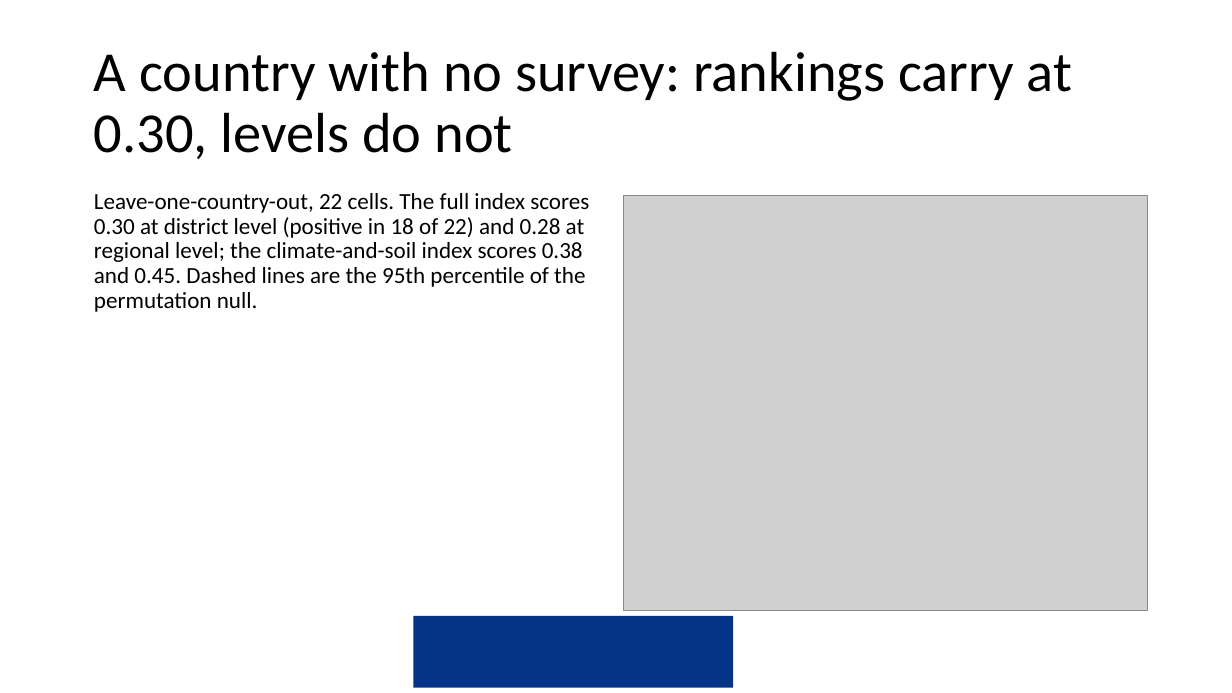
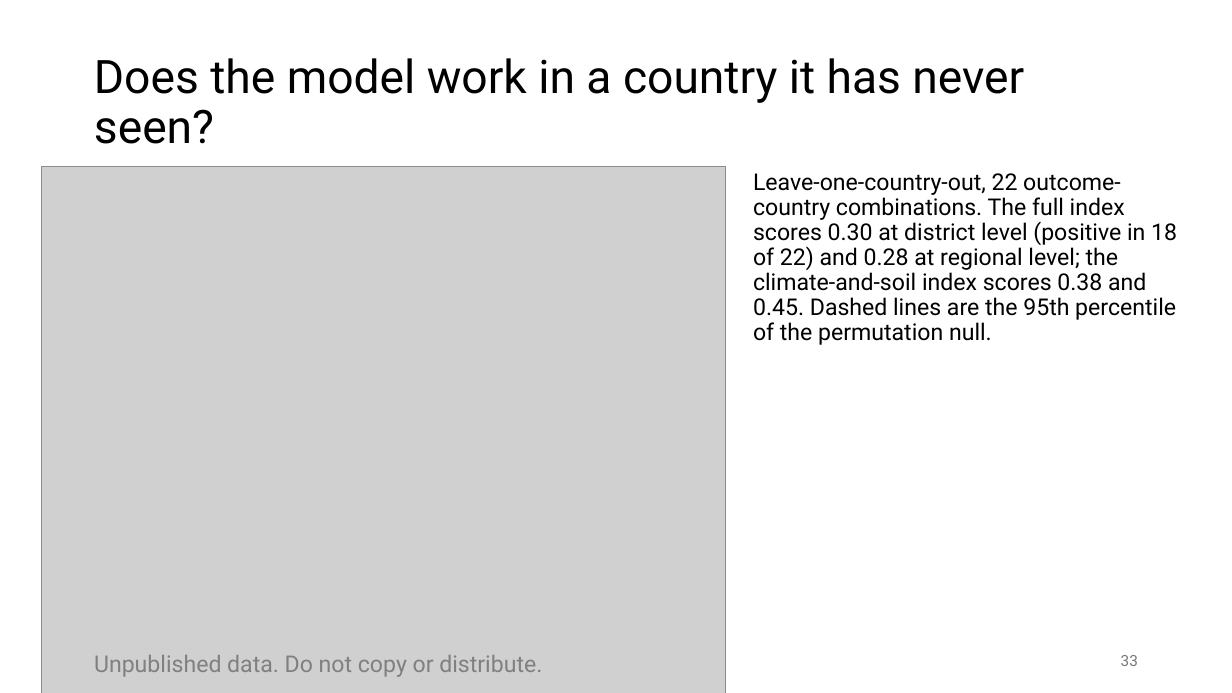
Before and after one commit to amertens/mn-prediction, a slide deck: slide 33 of docs/slides/MN-proxy-full-talk-2026-09.pptx (slide 32 before the commit). Drawn at 1232x693 pixels with LibreOffice and Linux fonts; fonts in the diff are those of the drawing; grey boxes stand for pictures; background and template pictures are left out. Boxes give left, top, right and bottom in pixels: in the first picture for what was removed or moved away, otherwise in the second. Text is boxed around its words. In the diff, an @@ line names an element or a change of style, - is before the commit and + after.

```diff
--- a/docs/slides/MN-proxy-full-talk-2026-09.pptx
+++ b/docs/slides/MN-proxy-full-talk-2026-09.pptx
@@ title at [94, 58, 1024, 144]: text changed; size 44 to 36 pt; font Calibri to Roboto @@
-A country with no survey: rankings carry at 0.30, levels do not
+Does the model work in a country it has never seen?
@@ picture added at [42, 166, 726, 693] @@
@@ text at [753, 173, 1177, 345]: text changed; font Calibri to Roboto @@
-Leave-one-country-out, 22 cells. The full index scores 0.30 at district level (positive in 18 of 22) and 0.28 at regional level; the climate-and-soil index scores 0.38 and 0.45. Dashed lines are the 95th percentile of the permutation null.
+Leave-one-country-out, 22 outcome-country combinations. The full index scores 0.30 at district level (positive in 18 of 22) and 0.28 at regional level; the climate-and-soil index scores 0.38 and 0.45. Dashed lines are the 95th percentile of the permutation null.
@@ picture removed at [624, 195, 1148, 611] @@
@@ rectangle removed at [413, 616, 733, 689] @@
@@ text added at [94, 655, 542, 677], 18 pt, text #808080 @@
+Unpublished data. Do not copy or distribute.
@@ page number added at [1121, 655, 1138, 666], 12 pt, text #797979 @@
+33
```
Also in this commit, not shown: 68 other slides changed, 23 slides added, 30 slides removed, 22 other files.
